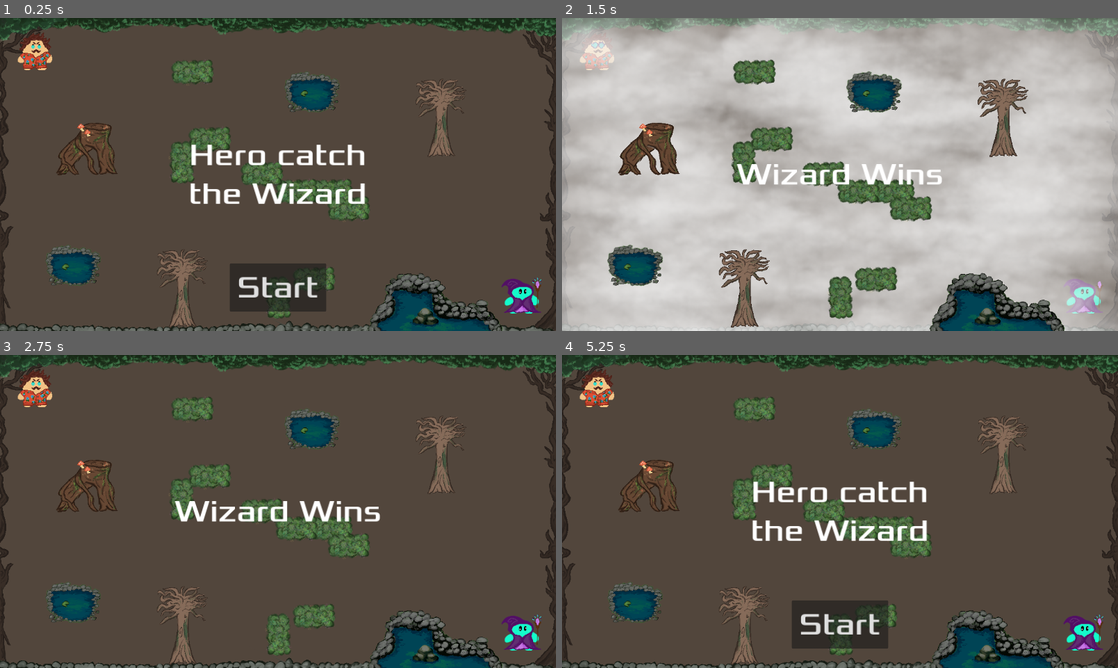
Above: before the commit, frames 1-4 (two rows, left to right).
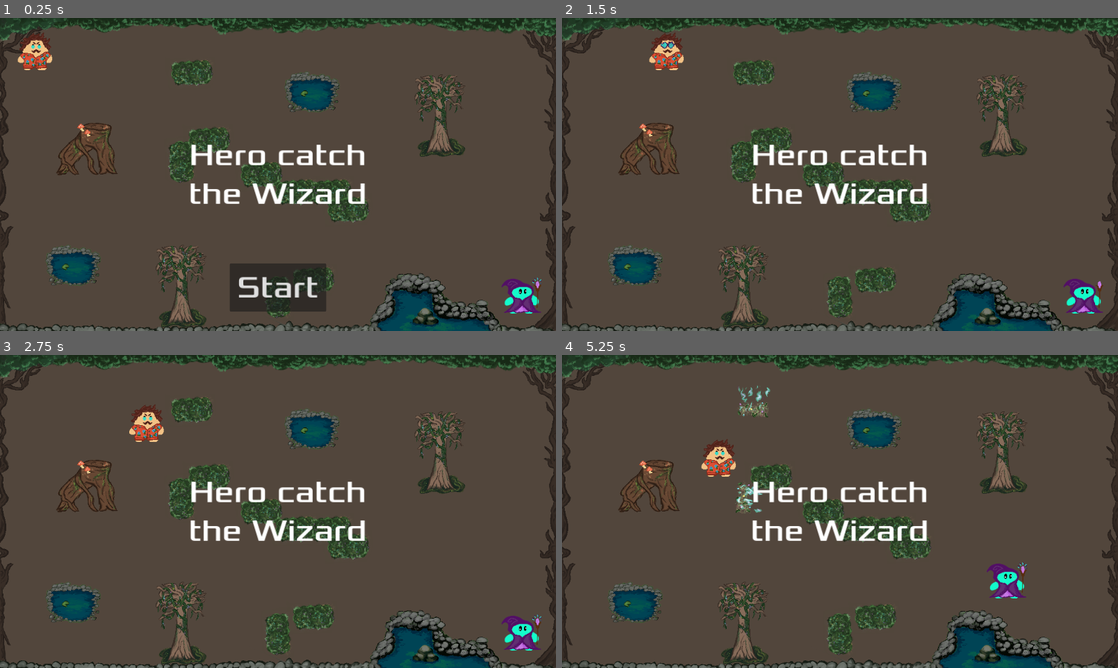
Above: after the commit, the same moments.

Repository: Robb-Fr/orbital-game-jam-6
Game: Godot game, scene res://scenes/main.tscn
Same seed, same stepped clock (60 frames per second), same inputs: the game is played once before the commit and once after it. Sound files missing from this copy of the repository are replaced by a short silence.
Inputs:
- Up to frame 1 (0.25 s): no input
- Up to frame 2 (1.5 s): click "Start" at 0.5 s; hold D (left_move_right) from 1.28 s (still down)
- Up to frame 3 (2.75 s): release D (left_move_right) at 2.03 s; hold S (left_move_down) from 2.03 s (still down)
- Up to frame 4 (5.25 s): release S (left_move_down) at 2.78 s; hold D (left_move_right) 2.78-3.53 s; hold W (left_move_up) 3.53-4.28 s; hold S (left_move_down) from 4.28 s (still down)

The runs differ from the first frame. In frame 1, 4.2% of the frame differs, in the area x 28-84%, y 13-99%; in frame 2, 92%, in the area x 0-100%, y 0-100%; in frame 3, 8.3%; in frame 4, 8.7%.

Commit message:
makes cinematic

Diff:
--- a/scenes/bush.tscn
+++ b/scenes/bush.tscn
@@ -1,22 +1,38 @@
-[gd_scene load_steps=6 format=3 uid="uid://c5e6ve0xy1frm"]
+[gd_scene load_steps=10 format=3 uid="uid://c5e6ve0xy1frm"]
 
-[ext_resource type="Texture2D" uid="uid://b2iknwbikh5bs" path="res://art/shrub_1-2.png" id="1_05jqu"]
-[ext_resource type="Texture2D" uid="uid://dlxonwdwrc7v8" path="res://art/shrub_1-1.png" id="1_6macf"]
 [ext_resource type="Script" path="res://scenes/wall.gd" id="1_pf0r1"]
+[ext_resource type="Texture2D" uid="uid://dwk5vd32uqfaj" path="res://art/shrub_1-1 2.png" id="3_ukfc2"]
+[ext_resource type="Texture2D" uid="uid://svswcj4o1hel" path="res://art/shrub_1-3.png" id="4_miq28"]
+[ext_resource type="Texture2D" uid="uid://b6sddgycbs2go" path="res://art/shrub_1-4.png" id="5_orhl4"]
+[ext_resource type="Texture2D" uid="uid://dqkllaysj6jac" path="res://art/shrub_1-5.png" id="6_e4487"]
+[ext_resource type="Texture2D" uid="uid://bs8tekagh7lg2" path="res://art/shrub_1-6.png" id="7_7fg5n"]
+[ext_resource type="Texture2D" uid="uid://d12av1x21252r" path="res://art/shrub_1-7.png" id="8_tycfb"]
 
 [sub_resource type="SpriteFrames" id="SpriteFrames_cnd53"]
 animations = [{
 "frames": [{
 "duration": 1.0,
-"texture": ExtResource("1_05jqu")
+"texture": ExtResource("4_miq28")
+}, {
+"duration": 1.0,
+"texture": ExtResource("5_orhl4")
+}, {
+"duration": 1.0,
+"texture": ExtResource("6_e4487")
+}, {
+"duration": 1.0,
+"texture": ExtResource("7_7fg5n")
+}, {
+"duration": 1.0,
+"texture": ExtResource("8_tycfb")
 }],
 "loop": true,
 "name": &"hidden",
-"speed": 5.0
+"speed": 6.0
 }, {
 "frames": [{
 "duration": 1.0,
-"texture": ExtResource("1_6macf")
+"texture": ExtResource("3_ukfc2")
 }],
 "loop": true,
 "name": &"visible",
@@ -33,6 +49,7 @@
 position = Vector2(2.08165e-12, 18)
 sprite_frames = SubResource("SpriteFrames_cnd53")
 animation = &"visible"
+frame_progress = 0.807223
 
 [node name="CollisionShape2D" type="CollisionShape2D" parent="."]
 shape = SubResource("RectangleShape2D_q23qi")
--- a/scenes/hud.gd
+++ b/scenes/hud.gd
@@ -8,6 +8,13 @@
 	$Message.show()
 	$MessageTimer.start()
 
+func on_ended_replay():
+	$Message.text = "Hero catch the Wizard"
+	$Message.show()
+
+	await get_tree().create_timer(1.0).timeout
+	$StartButton.show()
+
 func show_game_over(hero_wins: bool):
 	if hero_wins:
 		show_message("Hero Wins")
@@ -15,23 +22,18 @@
 		show_message("Wizard Wins")
 	await $MessageTimer.timeout
 
-	$Message.text = "Hero catch the Wizard"
-	$Message.show()
-
-	await get_tree().create_timer(1.0).timeout
-	$StartButton.show()
+	show_message("Replay")
 
 func update_score(score):
 	$ScoreLabel.text = str(score)
 
-
 # Called when the node enters the scene tree for the first time.
 func _ready():
-	for i in range(32):
-		var new_grid = ui_grid_scene.instantiate()
-		new_grid.position = Vector2(36*i, 36*i)
-		add_child(new_grid)
-		move_child(new_grid, 0)
+	#for i in range(32):
+		#var new_grid = ui_grid_scene.instantiate()
+		#new_grid.position = Vector2(36*i, 36*i)
+		#add_child(new_grid)
+		#move_child(new_grid, 0)
 	pass # Replace with function body.
 
 
--- a/scenes/main.gd
+++ b/scenes/main.gd
@@ -1,12 +1,34 @@
 extends Node2D
 
+signal ended_replay
+
 func start():
+	for node in get_children():
+		if node is Wall:
+			var wall: Wall = node
+			wall.unburn()
+	$Hero.start($HeroStartPosition.position)
+	$Wizard.start($WizardStartPosition.position)
+	$Hero.can_move = false
+	$Wizard.can_move = false
+	for m in [Vector2.RIGHT, Vector2.RIGHT, Vector2.RIGHT, Vector2.RIGHT, Vector2.RIGHT, Vector2.RIGHT, Vector2.DOWN, Vector2.DOWN, Vector2.RIGHT, Vector2.RIGHT, Vector2.DOWN, Vector2.DOWN, Vector2.DOWN]:
+		$Hero.move(m)
+		await get_tree().create_timer(0.25).timeout
+	for m in [Vector2.UP, Vector2.UP, Vector2.UP, Vector2.LEFT, Vector2.LEFT, Vector2.LEFT, Vector2.LEFT, Vector2.LEFT, Vector2.LEFT, Vector2.LEFT, Vector2.LEFT, Vector2.LEFT, Vector2.LEFT, Vector2.LEFT, Vector2.LEFT, Vector2.LEFT, Vector2.LEFT, Vector2.LEFT, Vector2.LEFT, Vector2.LEFT, Vector2.UP, Vector2.LEFT, Vector2.LEFT, Vector2.LEFT, Vector2.UP, Vector2.UP]:
+		$Wizard.move(m)
+		await get_tree().create_timer(0.15).timeout
+	await get_tree().create_timer(1).timeout
+	$HUD.show_message("Get ready")
+	await get_tree().create_timer(3).timeout
 	$DarkTimer.start()
-	$HUD.show_message("Get ready")
 	$Hero.start($HeroStartPosition.position)
 	$Wizard.start($WizardStartPosition.position)
 	$Music.play_song()
 	$CloudManager.show_clouds()
+	for node in get_children():
+		if node is Wall:
+			var wall: Wall = node
+			wall.unburn()
 
 # Called when the node enters the scene tree for the first time.
 func _ready():
@@ -22,12 +44,27 @@
 	$DarkTimer.start()
 	print("flash timer timeout")
 
+func game_over(hero_wins: bool):
+	$HUD.show_game_over(hero_wins)
+	await get_tree().create_timer(3).timeout
+	var hero_moves = $Hero.played_moves
+	var wizard_moves = $Wizard.played_moves
+	$Hero.start($HeroStartPosition.position)
+	$Wizard.start($WizardStartPosition.position)
+	for node in get_children():
+		if node is Wall:
+			var wall: Wall = node
+			wall.unburn()
+	$Hero.replay_moves(hero_moves)
+	$Wizard.replay_moves(wizard_moves)
+	ended_replay.emit()
+
 func _on_dark_timer_timeout():
 	$Hero.can_move = false
 	$Wizard.can_move = false
 	if $Hero.dead or $Wizard.dead:
 		print("finished")
-		$HUD.show_game_over(true)
+		game_over(true)
 	else:
 		$FlashTimer.start()
 	print("dark timer timeout")
--- a/scenes/main.tscn
+++ b/scenes/main.tscn
@@ -127,11 +127,14 @@
 [node name="HeroStartPosition" type="Marker2D" parent="."]
 position = Vector2(72, 72)
 
+[connection signal="ended_replay" from="." to="HUD" method="on_ended_replay"]
 [connection signal="curse_ended" from="Music" to="." method="_on_music_curse_ended"]
 [connection signal="finished" from="Music" to="Music" method="_on_finished"]
 [connection signal="timeout" from="FlashTimer" to="." method="_on_flash_timer_timeout"]
+[connection signal="timeout" from="FlashTimer" to="SoundsFX" method="_on_flash_timer_timeout"]
 [connection signal="timeout" from="FlashTimer" to="CloudManager" method="_on_flash_timer_timeout"]
 [connection signal="timeout" from="DarkTimer" to="." method="_on_dark_timer_timeout"]
+[connection signal="timeout" from="DarkTimer" to="SoundsFX" method="_on_dark_timer_timeout"]
 [connection signal="timeout" from="DarkTimer" to="CloudManager" method="_on_dark_timer_timeout"]
 [connection signal="hit_other" from="Hero" to="SoundsFX" method="_on_hero_hit_other"]
 [connection signal="start_game" from="HUD" to="." method="start"]
--- a/scenes/player.gd
+++ b/scenes/player.gd
@@ -8,6 +8,8 @@
 var can_move: bool = true
 var target: Vector2
 var dead: bool = false
+var played_moves = []
+var replaying: bool = false
 signal hit_other
 
 func get_input() -> Vector2:
@@ -19,20 +21,34 @@
 	moving = false
 	target = pos
 	dead = false
+	can_move = true
+	played_moves = []
 
 func _ready():
 	start()
 
+func move(direction: Vector2):
+	if direction.x != 0 and direction.y != 0:
+			direction.y = 0
+
+	if direction != Vector2.ZERO:
+		prev_pos = position
+		moving = true
+		target = position + direction * mov_length
+		if not replaying:
+			played_moves.push_back(direction)
+
+func replay_moves(moves):
+	replaying = true
+	for m in moves:
+		move(m)
+		await get_tree().create_timer(0.25).timeout
+	replaying = false
+
 func _process(delta):
 	if not moving and not dead and can_move:
 		var direction = get_input()
-		if direction.x != 0 and direction.y != 0:
-			direction.y = 0
-
-		if direction != Vector2.ZERO:
-			prev_pos = position
-			moving = true
-			target = position + direction * mov_length
+		move(direction)
 
 func _physics_process(delta):
 	position.direction_to(target) * speed
--- a/scenes/tree.tscn
+++ b/scenes/tree.tscn
@@ -1,22 +1,42 @@
-[gd_scene load_steps=7 format=3 uid="uid://vtt84mxo3g1r"]
+[gd_scene load_steps=12 format=3 uid="uid://vtt84mxo3g1r"]
 
-[ext_resource type="Texture2D" uid="uid://dhn7ly5lltkhd" path="res://art/Mirkwood-2 2.png" id="1_hisyp"]
 [ext_resource type="Script" path="res://scenes/wall.gd" id="1_j30mj"]
-[ext_resource type="Texture2D" uid="uid://k0vbuv0gfpfs" path="res://art/Mirkwood-1 2.png" id="2_a7iyc"]
+[ext_resource type="Texture2D" uid="uid://cot2flg7gaa4p" path="res://art/Mirkwood-3.png" id="2_76imb"]
+[ext_resource type="Texture2D" uid="uid://bj2hxdn3ecqsn" path="res://art/Mirkwood-4.png" id="3_awx3g"]
+[ext_resource type="Texture2D" uid="uid://cddnk5h3xlixp" path="res://art/Mirkwood-1 3.png" id="4_ahntq"]
+[ext_resource type="Texture2D" uid="uid://h4wv63ajl66" path="res://art/Mirkwood-5.png" id="4_n235a"]
+[ext_resource type="Texture2D" uid="uid://7m1w11b7lk5g" path="res://art/Mirkwood-6.png" id="5_0tk0e"]
+[ext_resource type="Texture2D" uid="uid://60ahoehww57" path="res://art/Mirkwood-7.png" id="6_jsf5d"]
+[ext_resource type="Texture2D" uid="uid://g3jbijck1qq3" path="res://art/Mirkwood-8.png" id="7_58t54"]
 
 [sub_resource type="SpriteFrames" id="SpriteFrames_5i11j"]
 animations = [{
 "frames": [{
 "duration": 1.0,
-"texture": ExtResource("1_hisyp")
+"texture": ExtResource("2_76imb")
+}, {
+"duration": 1.0,
+"texture": ExtResource("3_awx3g")
+}, {
+"duration": 1.0,
+"texture": ExtResource("4_n235a")
+}, {
+"duration": 1.0,
+"texture": ExtResource("5_0tk0e")
+}, {
+"duration": 1.0,
+"texture": ExtResource("6_jsf5d")
+}, {
+"duration": 1.0,
+"texture": ExtResource("7_58t54")
 }],
 "loop": true,
 "name": &"hidden",
-"speed": 5.0
+"speed": 6.0
 }, {
 "frames": [{
 "duration": 1.0,
-"texture": ExtResource("2_a7iyc")
+"texture": ExtResource("4_ahntq")
 }],
 "loop": true,
 "name": &"visible",
@@ -35,6 +55,7 @@
 [node name="AnimatedSprite2D" type="AnimatedSprite2D" parent="."]
 sprite_frames = SubResource("SpriteFrames_5i11j")
 animation = &"visible"
+frame_progress = 0.467415
 
 [node name="CollisionShape2D" type="CollisionShape2D" parent="."]
 position = Vector2(0, 43.5)
Binary file added: art/Mirkwood-1 3.png
Not shown, added: art/Mirkwood-1 3.png.import
Binary file added: art/Mirkwood-2 3.png
Not shown, added: art/Mirkwood-2 3.png.import
Binary file added: art/Mirkwood-3.png
Not shown, added: art/Mirkwood-3.png.import
Binary file added: art/Mirkwood-4.png
Not shown, added: art/Mirkwood-4.png.import
Binary file added: art/Mirkwood-5.png
Not shown, added: art/Mirkwood-5.png.import
Binary file added: art/Mirkwood-6.png
Not shown, added: art/Mirkwood-6.png.import
(and 18 more such lines)
